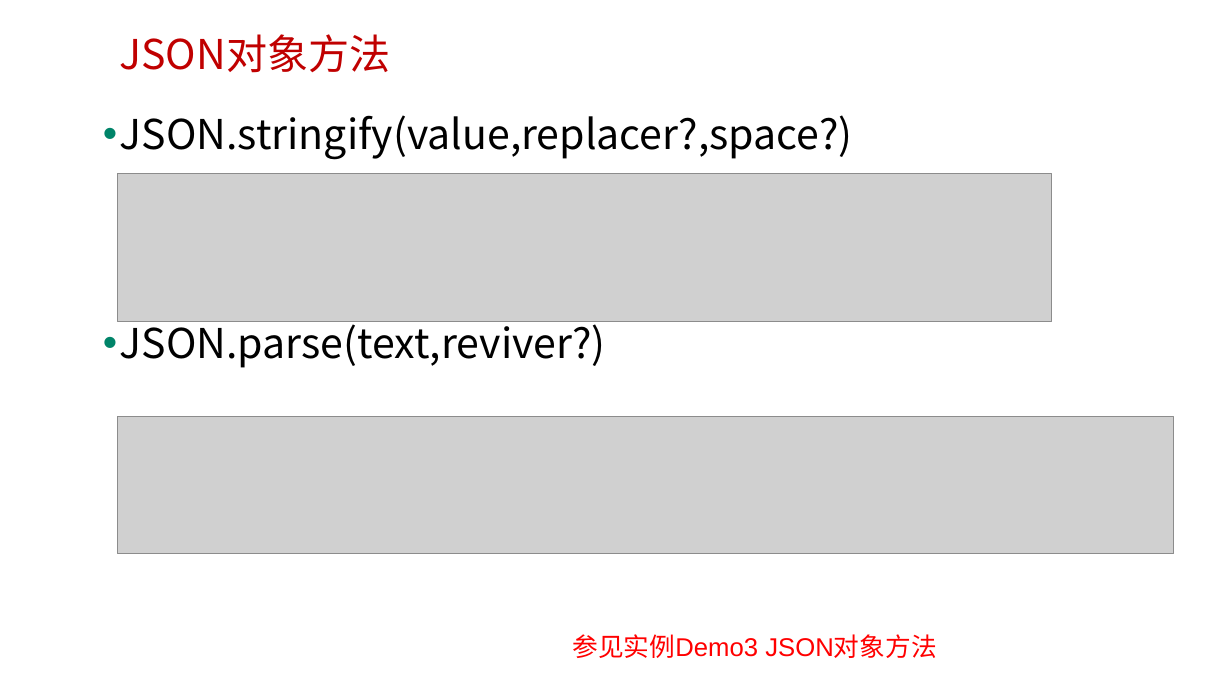
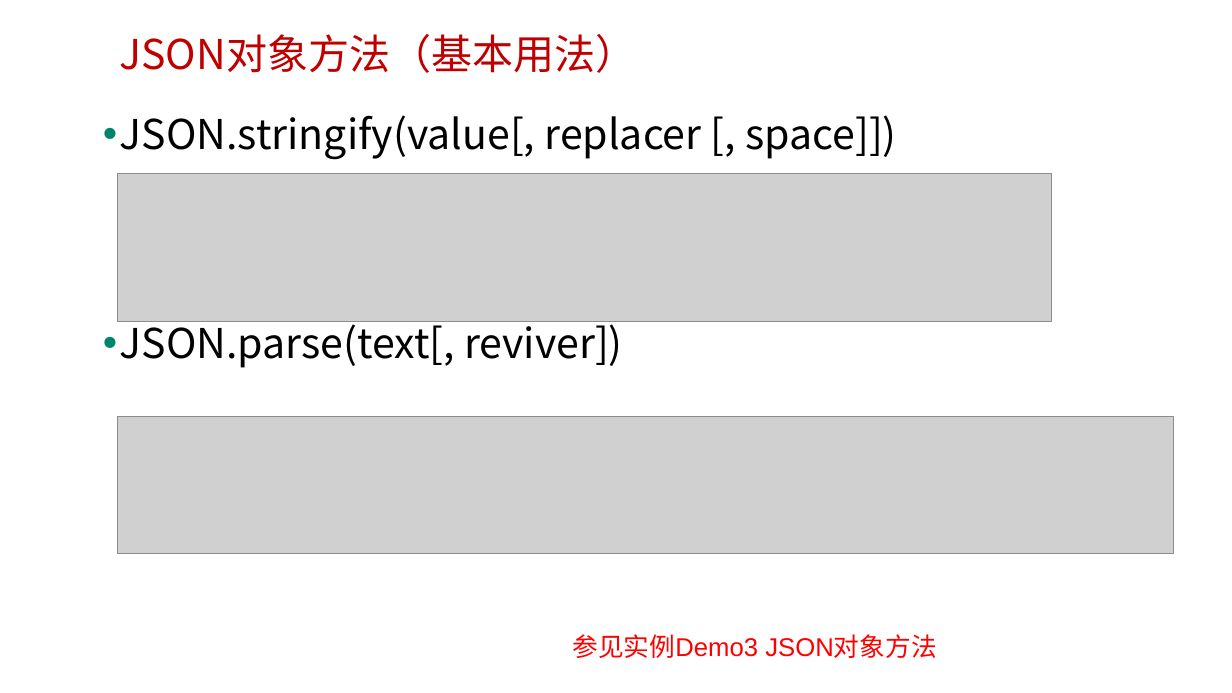
Before and after one commit to edu2act/course-javascript-advanced, a slide deck: slide 5 of 课程PPT/23.JS标准内置对象-非构造器（JSON）.pptx. Drawn at 1232x693 pixels with LibreOffice and Linux fonts; fonts in the diff are those of the drawing; grey boxes stand for pictures; background and template pictures are left out. Boxes give left, top, right and bottom in pixels: in the first picture for what was removed or moved away, otherwise in the second. Text is boxed around its words. In the diff, an @@ line names an element or a change of style, - is before the commit and + after.

```diff
--- a/课程PPT/23.JS标准内置对象-非构造器（JSON）.pptx
+++ b/课程PPT/23.JS标准内置对象-非构造器（JSON）.pptx
@@ text at [119,34,637,73]: text changed @@
-JSON对象方法
+JSON对象方法（基本用法）
@@ text at [120,115,897,368]: text changed @@
-• JSON.stringify(value,replacer?,space?)
-• JSON.parse(text,reviver?)
+• JSON.stringify(value[, replacer [, space]])
+• JSON.parse(text[, reviver])
```
Also in this commit, not shown: 1 other slide changed, 1 slide added, 5 other files.
